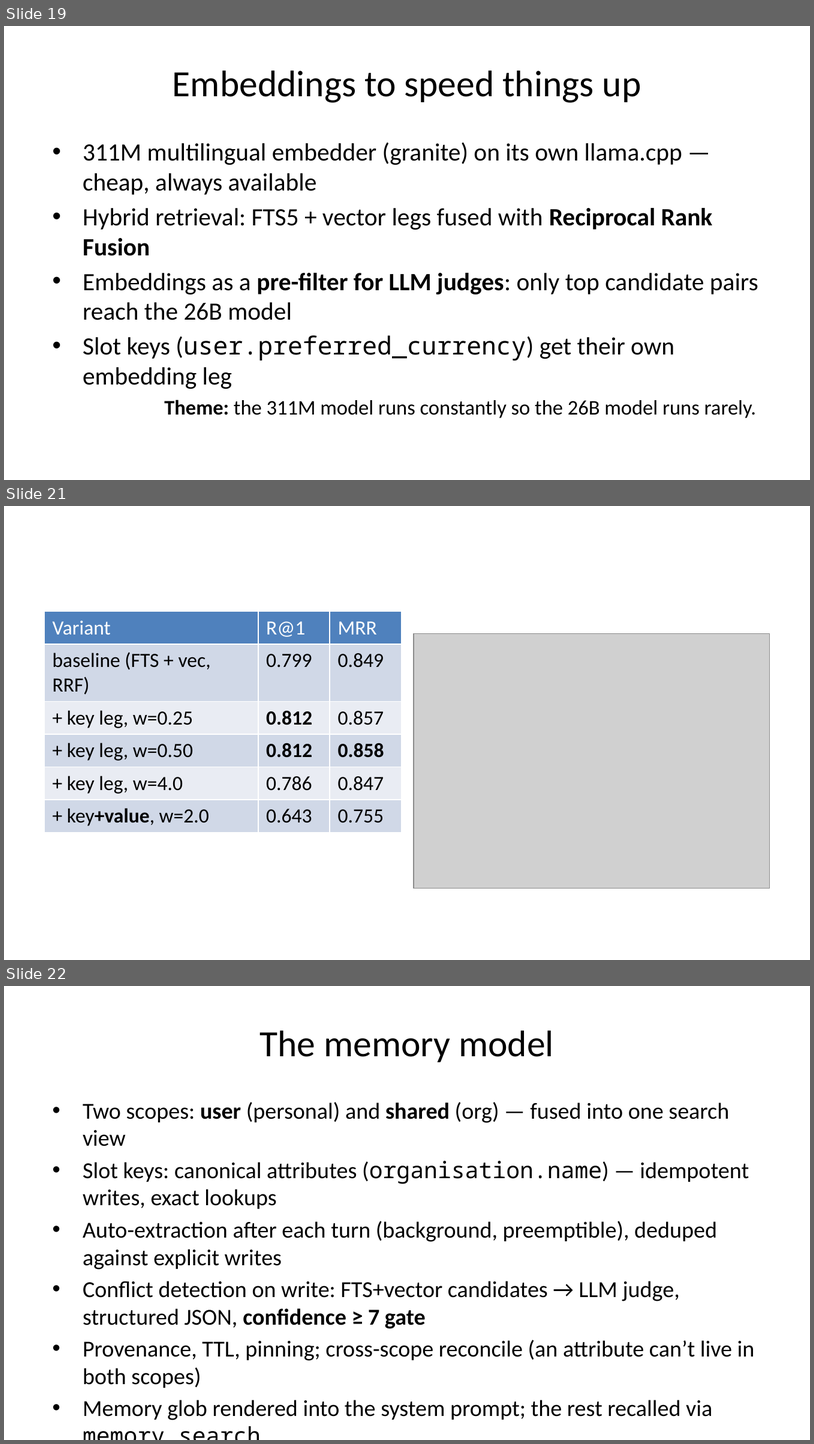
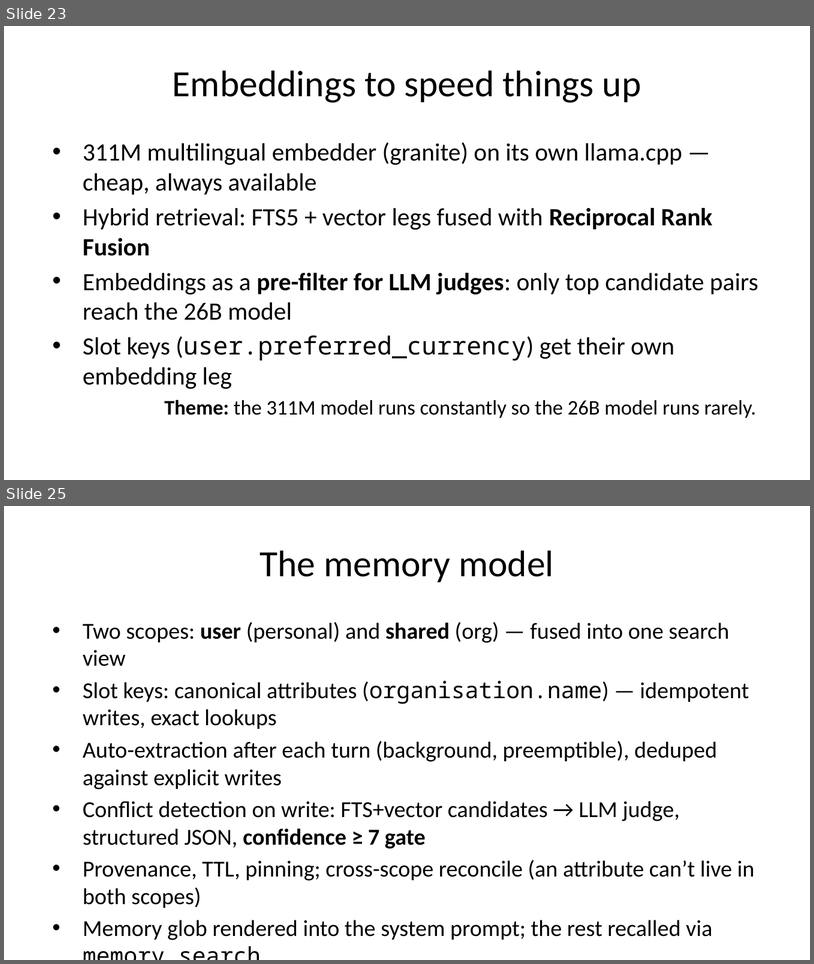
Before and after one commit to ivoras/harlequin, a slide deck: docs/croai2026/slides-pptx.pptx. Shown one above the other, each under a label of ours: slides 19, 21 and 22 before the commit, slides 23 and 25 after it; the slides between them are not shown. The pictures are 814x1444 and 814x964 pixels, drawn with LibreOffice and Linux fonts; fonts in the diff are those of the drawing; grey boxes stand for pictures. Boxes give left, top, right and bottom in pixels: in the first picture for what was removed or moved away, otherwise in the second. Text is boxed around its words. In the diff, an @@ line names an element or a change of style, - is before the commit and + after.

```diff
--- a/docs/croai2026/slides-pptx.pptx
+++ b/docs/croai2026/slides-pptx.pptx
@@ slide 21 removed at [4, 506, 810, 960], background #FFFFFF @@
@@ table removed at [44, 612, 402, 828], 6 rows, 3 columns @@
-Variant | R@1 | MRR
-baseline (FTS + vec, RRF) | 0.799 | 0.849
-+ key leg, w=0.25 | 0.812 | 0.857
-+ key leg, w=0.50 | 0.812 | 0.858
-+ key leg, w=4.0 | 0.786 | 0.847
-+ key+value, w=2.0 | 0.643 | 0.755
@@ picture removed at [414, 633, 770, 888] @@
@@ what was slide 19 is now slide 23 @@
@@ what was slide 22 is now slide 25 @@
```
Also in this commit, not shown: 1 slide changed, 9 slides added, 1 other file.
